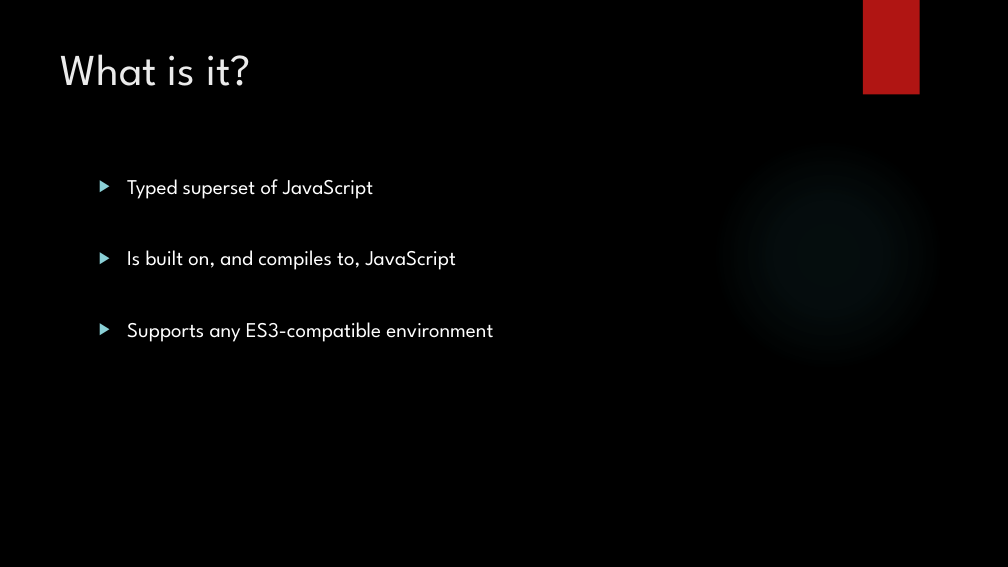
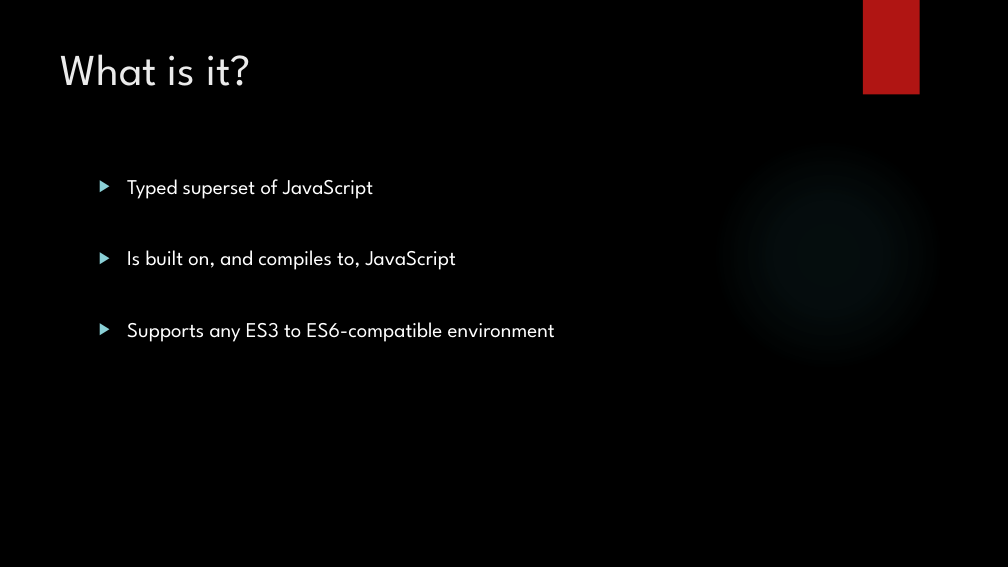
Before and after one commit to bouvet-openlab/typescript-angular-workshop, a slide deck: slide 2 of TypeScript.pptx. Drawn at 1008x567 pixels with LibreOffice and Linux fonts; fonts in the diff are those of the drawing; background and template pictures are left out. Boxes give left, top, right and bottom in pixels: in the first picture for what was removed or moved away, otherwise in the second. Text is boxed around its words. In the diff, an @@ line names an element or a change of style, - is before the commit and + after.

Commit message:
Powerpoint update

```diff
--- a/TypeScript.pptx
+++ b/TypeScript.pptx
@@ text at [127, 322, 555, 342]: text changed @@
-▶ Supports any ES3-compatible environment
+▶ Supports any ES3 to ES6-compatible environment
```
Also in this commit, not shown: 8 slides added, 1 slide removed.
